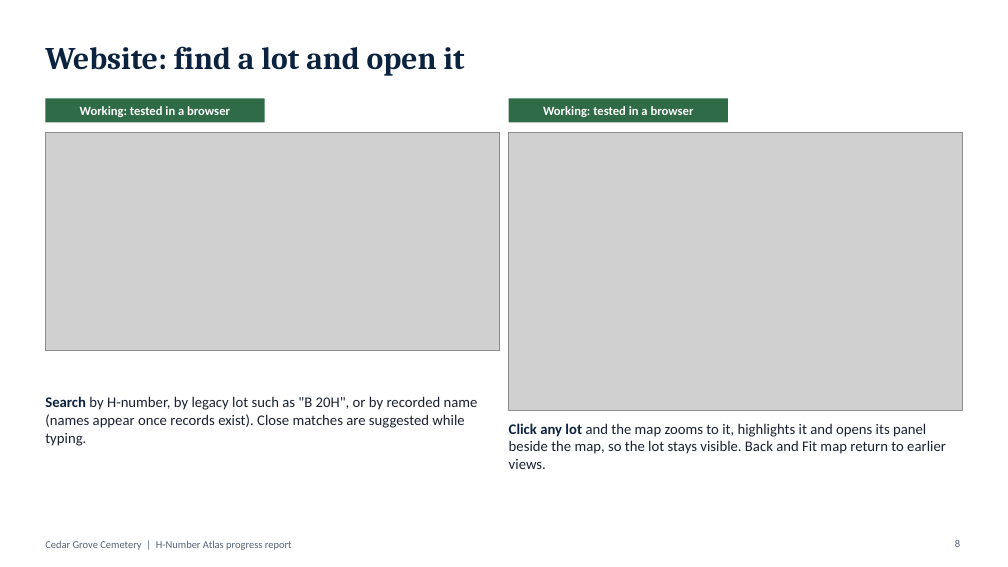
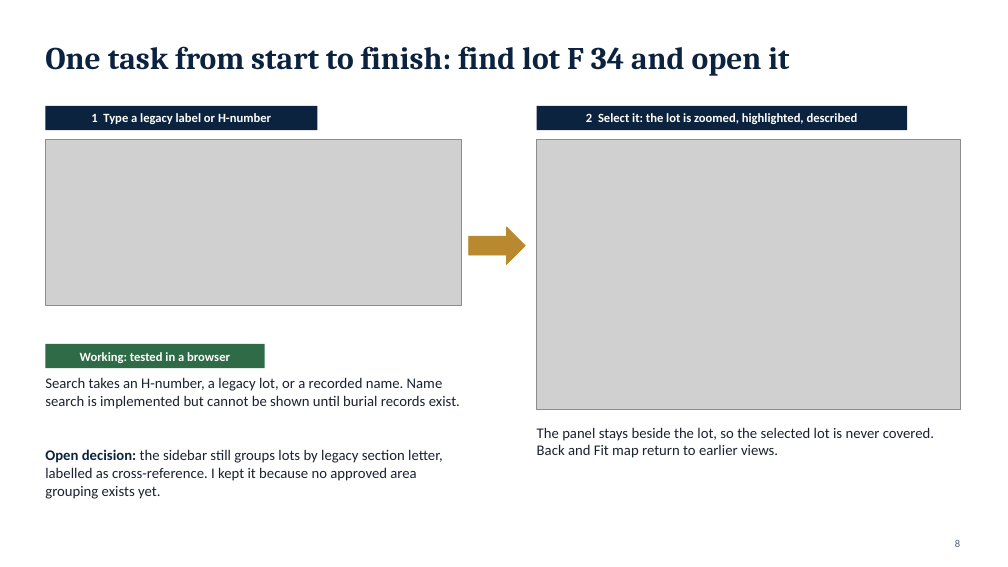
Before and after one commit to ZForgotten44/hafez-, a slide deck: slide 8 of h-number-map/deck/Cedar_Grove_H-Number_Atlas_Progress.pptx. Drawn at 1008x567 pixels with LibreOffice and Linux fonts; fonts in the diff are those of the drawing; grey boxes stand for pictures. Boxes give left, top, right and bottom in pixels: in the first picture for what was removed or moved away, otherwise in the second. Text is boxed around its words. In the diff, an @@ line names an element or a change of style, - is before the commit and + after.

```diff
--- a/h-number-map/deck/Cedar_Grove_H-Number_Atlas_Progress.pptx
+++ b/h-number-map/deck/Cedar_Grove_H-Number_Atlas_Progress.pptx
@@ text at [45, 46, 789, 76]: text changed @@
-Website: find a lot and open it
+One task from start to finish: find lot F 34 and open it
@@ rectangle added at [45, 106, 318, 130], fill #0C2340, 12 pt, text #FFFFFF, bold @@
+1 Type a legacy label or H-number
@@ rectangle "2 Select it: the lot ...": place and size @@
-rectangle "2 Select it: the lot ..." at [509, 98, 728, 123]
+rectangle "2 Select it: the lot ..." at [537, 106, 907, 130]
@@ rectangle "2 Select it: the lot ..." at [537, 106, 907, 130]: fill #2F6B46 to #0C2340 @@
@@ text in rectangle at [586, 113, 858, 124]: text changed @@
-Working: tested in a browser
+2 Select it: the lot is zoomed, highlighted, described
@@ picture: place and size @@
-picture at [45, 132, 499, 351]
+picture at [45, 140, 461, 306]
@@ picture: place and size @@
-picture at [509, 132, 963, 411]
+picture at [537, 140, 960, 409]
@@ right arrow added at [469, 227, 526, 265], fill #B8892F, outline #B8892F 0.5 pt @@
@@ rectangle "Working: tested in a browser": place and size @@
-rectangle "Working: tested in a browser" at [45, 98, 265, 123]
+rectangle "Working: tested in a browser" at [45, 344, 265, 368]
@@ text at [45, 377, 460, 409]: text changed @@
-Search by H-number, by legacy lot such as "B 20H", or by recorded name (names appear once records exist). Close matches are suggested while typing.
+Search takes an H-number, a legacy lot, or a recorded name. Name search is implemented but cannot be shown until burial records exist.
@@ text added at [45, 449, 443, 499], 14 pt, text #1A2130 @@
+Open decision: the sidebar still groups lots by legacy section letter, labelled as cross-reference. I kept it because no approved area grouping exists yet.
@@ text at [537, 427, 934, 458]: text changed @@
-Click any lot and the map zooms to it, highlights it and opens its panel beside the map, so the lot stays visible. Back and Fit map return to earlier views.
+The panel stays beside the lot, so the selected lot is never covered. Back and Fit map return to earlier views.
@@ text removed at [45, 540, 292, 550] @@
-Cedar Grove Cemetery | H-Number Atlas progress report
```
Also in this commit, not shown: 5 other slides changed, 4 slides added, 4 slides removed, 56 other files.
